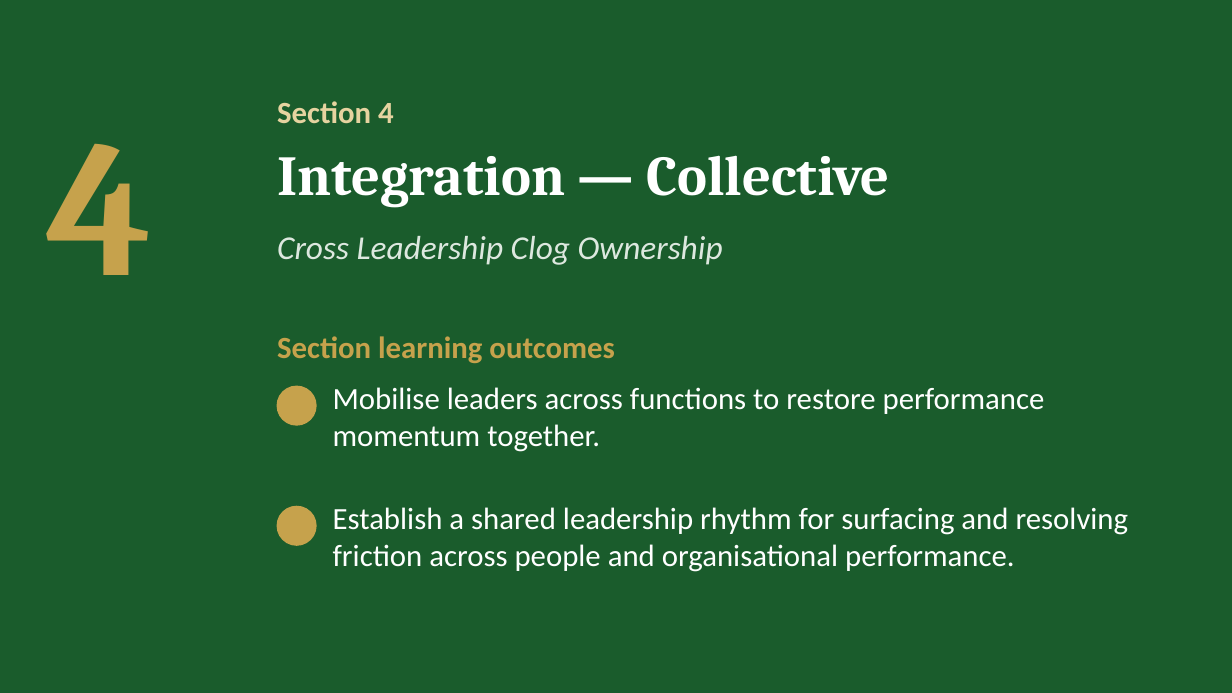
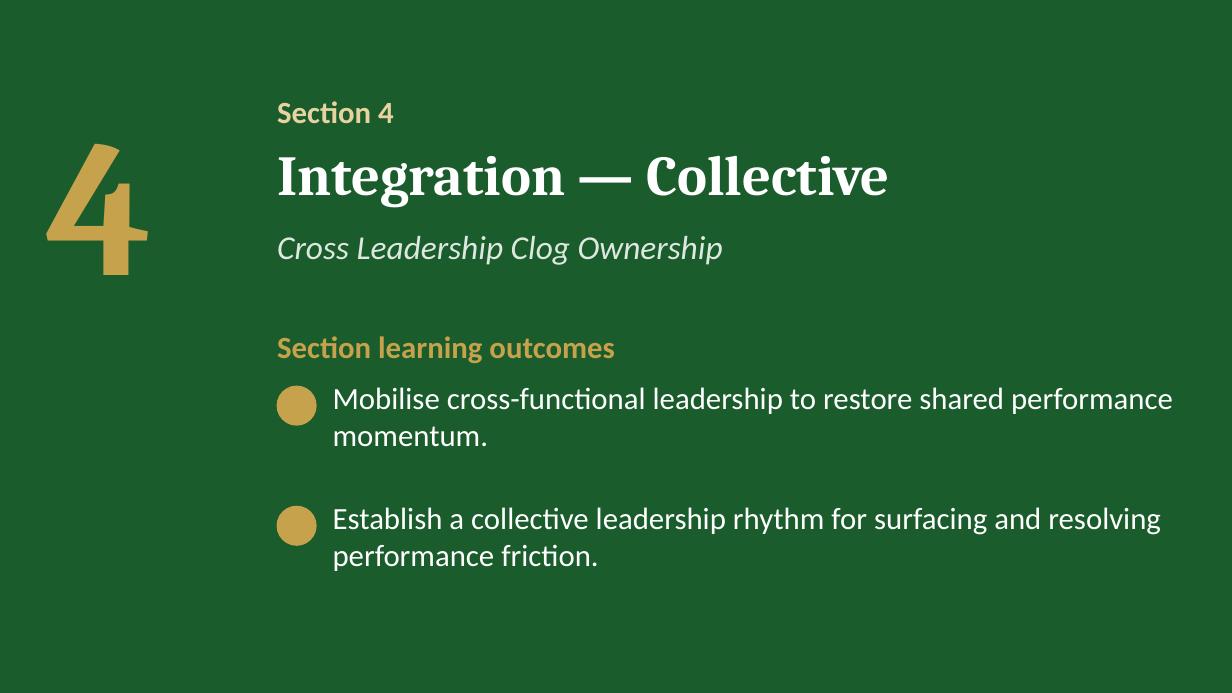
Before and after one commit to IBSL26/ibsl-platform, a slide deck: slide 17 of Unit decks/Unit 09 - Strategic Unclogging.pptx. Drawn at 1232x693 pixels with LibreOffice and Linux fonts; fonts in the diff are those of the drawing; background and template pictures are left out. Boxes give left, top, right and bottom in pixels: in the first picture for what was removed or moved away, otherwise in the second. Text is boxed around its words. In the diff, an @@ line names an element or a change of style, - is before the commit and + after.

```diff
--- a/Unit decks/Unit 09 - Strategic Unclogging.pptx
+++ b/Unit decks/Unit 09 - Strategic Unclogging.pptx
@@ text at (x1=333, y1=387, x2=1173, y2=447): text changed @@
-Mobilise leaders across functions to restore performance momentum together.
+Mobilise cross-functional leadership to restore shared performance momentum.
@@ text at (x1=333, y1=507, x2=1161, y2=571): text changed @@
-Establish a shared leadership rhythm for surfacing and resolving friction across people and organisational performance.
+Establish a collective leadership rhythm for surfacing and resolving performance friction.
```
Also in this commit, not shown: 5 other slides changed, 27 other files.
